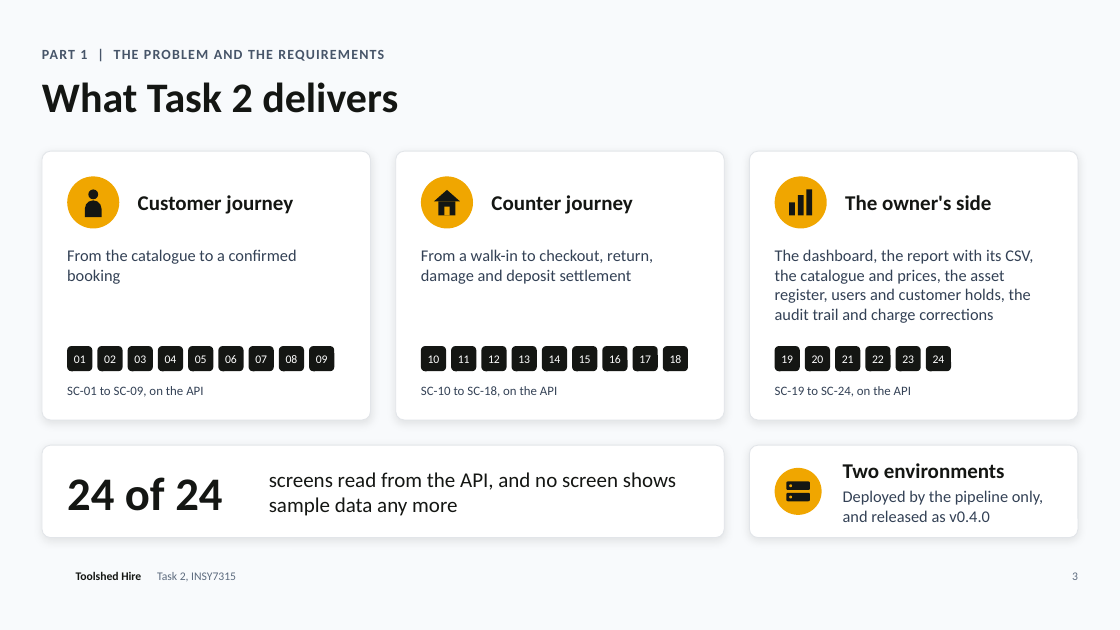
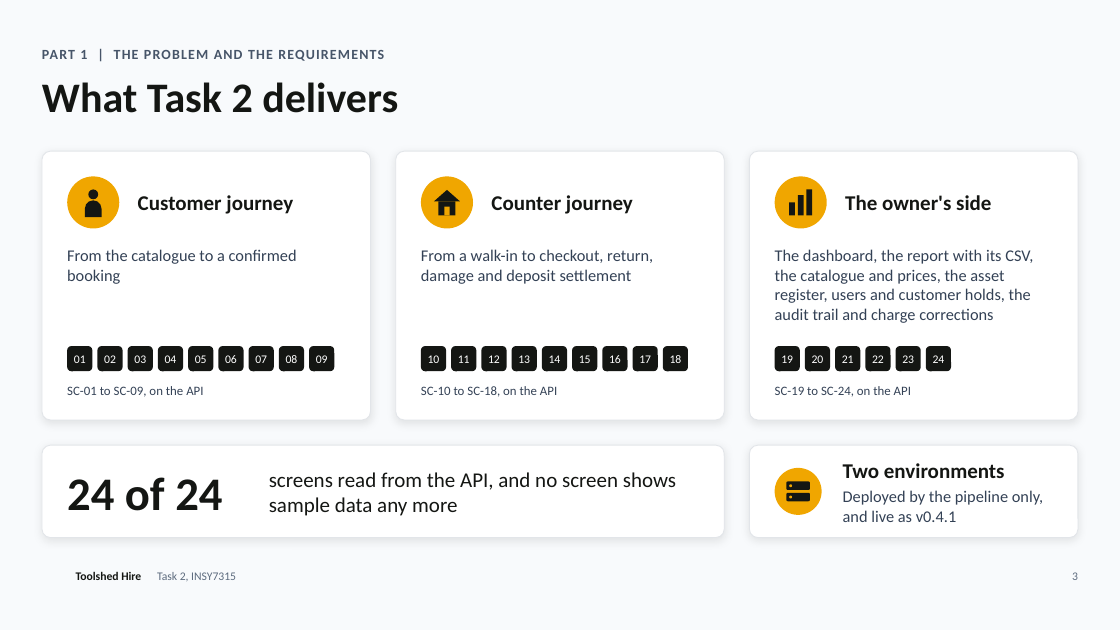
Before and after one commit to teon-artilionAI/toolshed-hire, a slide deck: slide 3 of docs/task2/slides/toolshed-hire-task-2.pptx. Drawn at 1120x630 pixels with LibreOffice and Linux fonts; fonts in the diff are those of the drawing; background and template pictures are left out. Boxes give left, top, right and bottom in pixels: in the first picture for what was removed or moved away, otherwise in the second. Text is boxed around its words. In the diff, an @@ line names an element or a change of style, - is before the commit and + after.

Commit message:
docs: bring the slides up to release 0.4.1
The testing slide shows the test counts after the hotfix, the release row
shows 0.4.1, and the environments card says which release is live.

Refs #16

```diff
--- a/docs/task2/slides/toolshed-hire-task-2.pptx
+++ b/docs/task2/slides/toolshed-hire-task-2.pptx
@@ text at bbox=[843, 490, 1043, 522]: text changed @@
-Deployed by the pipeline only, and released as v0.4.0
+Deployed by the pipeline only, and live as v0.4.1
```
Also in this commit, not shown: 2 other slides changed, 1 other file.
